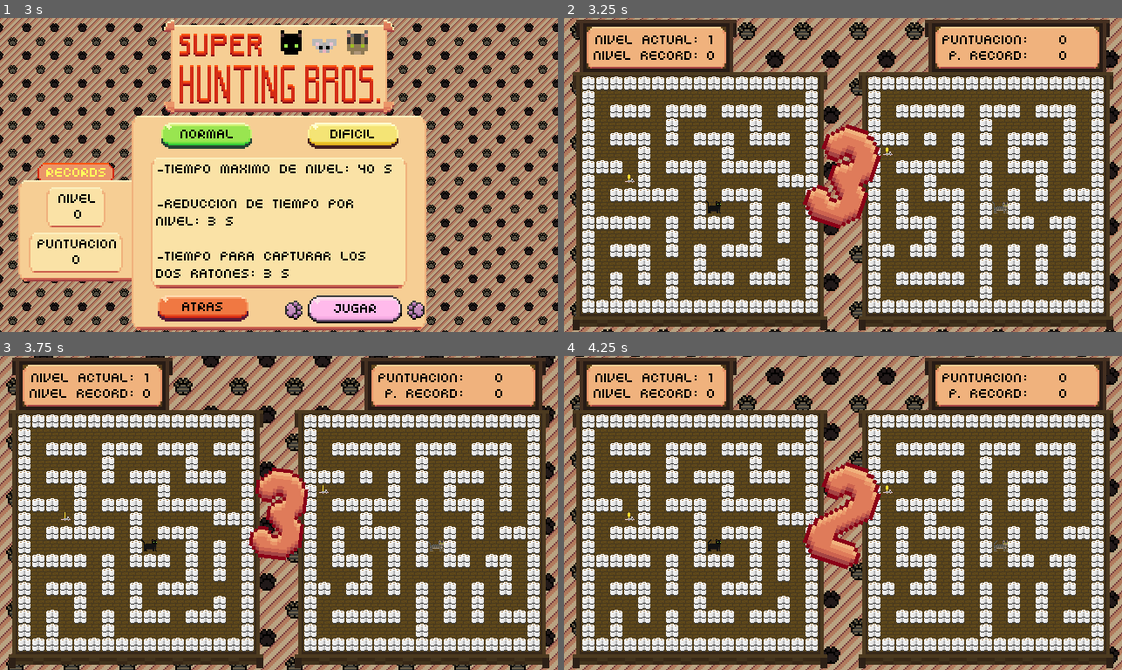
Above: before the commit, frames 1-4 (two rows, left to right).
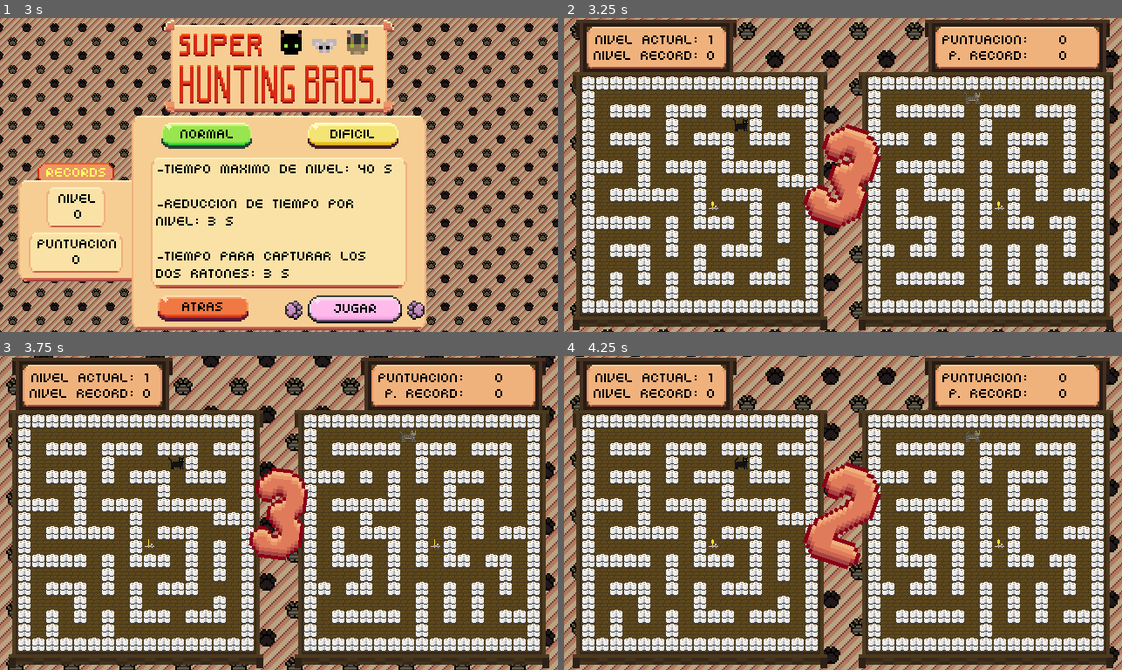
Above: after the commit, the same moments.

Repository: AbocadosProductions/SuperHuntingBrothers
Game: Godot game, scene res://Scenes/main_menu.tscn
Same seed, same stepped clock (60 frames per second), same inputs: the game is played once before the commit and once after it. The project has no main scene, so this scene is started directly.
Inputs (mouse positions are in pixels of both pictures, inside the frame that each line leads up to):
- Up to frame 1 (3 s): click (279, 140) at 0.5 s; click (206, 137) at 1.25 s; click (206, 137) at 2 s; click (357, 306) at 2.75 s
- Up to frame 2 (3.25 s): no input
- Up to frame 3 (3.75 s): tap Enter (enter) at 3.5 s; hold Right (arrow_right) from 3.53 s (still down); hold Enter (enter) from 3.53 s (still down)
- Up to frame 4 (4.25 s): keep holding Right (arrow_right); keep holding Enter (enter)

Frame 1 is identical in both runs. In frame 2, 0.3% of the frame differs, in the area x 10-80%, y 23-63%; in frame 3, 0.3%; in frame 4, 0.3%.

Commit message:
changed Cat and Mouse position in mace

Diff:
--- a/SuperHuntingBrothersGodot/0_Scripts/AutoLoad/constants.gd
+++ b/SuperHuntingBrothersGodot/0_Scripts/AutoLoad/constants.gd
@@ -123,20 +123,20 @@
 # Positions constants
 
 const POSITIONS_PER_LEVEL = {
-	"maze_1" = { "cat" = [Vector2(8, -9)],
-				"mouse" = [Vector2(-120, -71), Vector2(-24, -135), Vector2(103, -135),
+	"maze_1" = { "mouse" = [Vector2(8, -9)],
+				"cat" = [Vector2(-120, -71), Vector2(-24, -135), Vector2(103, -135),
 						   Vector2(72, 87), Vector2(-25, 86), Vector2(-120, 56)]},
-	"maze_2" = { "cat" = [Vector2(8, -9)],
-				"mouse" = [Vector2(-120, -72), Vector2(7, -136), Vector2(105, -104),
+	"maze_2" = { "mouse" = [Vector2(8, -9)],
+				"cat" = [Vector2(-120, -72), Vector2(7, -136), Vector2(105, -104),
 						   Vector2(104, 88), Vector2(-26, 88), Vector2(-120, 25)]},
-	"maze_3" = { "cat" = [Vector2(8, -9)],
-				"mouse" = [Vector2(-120, -72), Vector2(8, -104), Vector2(39, -41),
+	"maze_3" = { "mouse" = [Vector2(8, -9)],
+				"cat" = [Vector2(-120, -72), Vector2(8, -104), Vector2(39, -41),
 						   Vector2(103, 71), Vector2(-25, 88), Vector2(-120, -9)]},
-	"maze_4" = { "cat" = [Vector2(8, -9)],
-				"mouse" = [Vector2(-120, -105), Vector2(39, -103), Vector2(103, -24),
+	"maze_4" = { "mouse" = [Vector2(8, -9)],
+				"cat" = [Vector2(-120, -105), Vector2(39, -103), Vector2(103, -24),
 						   Vector2(41, 88), Vector2(-120, 88), Vector2(-88, -40)]},
-	"maze_5" = { "cat" = [Vector2(8, -9)],
-				"mouse" = [Vector2(-120, -73), Vector2(-8, -136), Vector2(104, -40),
+	"maze_5" = { "mouse" = [Vector2(8, -9)],
+				"cat" = [Vector2(-120, -73), Vector2(-8, -136), Vector2(104, -40),
 						   Vector2(102, 57), Vector2(-40, 56), Vector2(-120, 25)]}
 }
 # --------------------------------------------------------------------------- #
